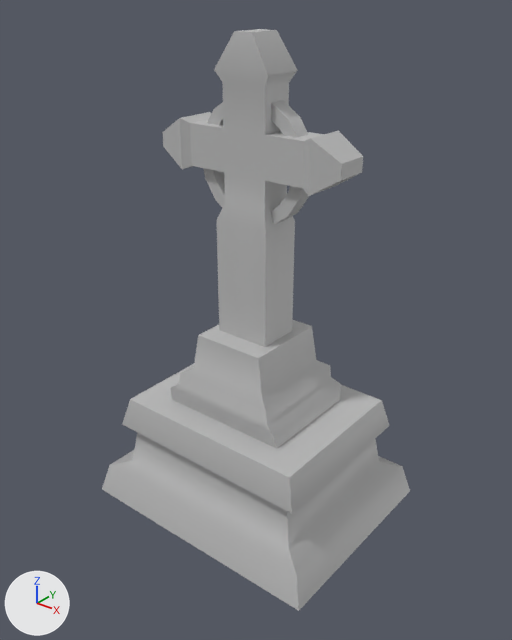
The FBX model Game/Assets/VaniaGame/Levels/Environments/cemetery/meshes/cem_prop_grave_02.fbx: old version first, new version second.
Camera for both pictures: a camera (50 mm lens) standing at (1.174, -1.467, 1.537) and looking at (0.02, -0.024, 0.643). Arrows for +X, +Y and +Z are at lower left; the lights stay in place. Where no turn or scale is listed for an object, it has been applied to the vertices.

Objects in the first picture: 'cem_prop_grave_02'.
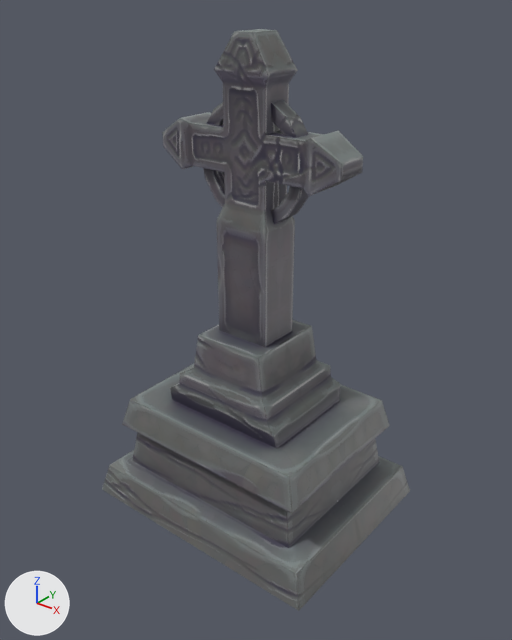
What differs and where, as boxes [x1, y1, x2, y2] in the pictures (512 x 640 px; the box of a moved part takes in the faces that stretch with it):
```json
{"part": 1, "of": "me_mesh", "change": "moved or reshaped", "before": [110, 29, 410, 610], "after": [110, 29, 410, 610]}
{"part": 2, "of": "me_mesh", "change": "recoloured", "before": [102, 31, 400, 611], "after": [102, 31, 400, 611]}
```

Scene script edits in JSON lines:
```json
{"op": "add", "block": "img_cem_prop_grave_01_c_tga", "code": ["img_cem_prop_grave_01_c_tga = load_image('cem_prop_grave_01_C.tga', '../textures/cem_prop_grave_01_C.tga', 1024, 1024, 'sRGB')"]}
{"op": "add", "block": "mat_cem_prop_grave_01_mat", "code": ["mat_cem_prop_grave_01_mat = principled_material('cem_prop_grave_01_mat')", "mat_cem_prop_grave_01_mat.texture = img_cem_prop_grave_01_c_tga"]}
{"block": "me_mesh", "where": "# used by ob_cem_prop_grave_02; location = (0.0, 0.0, 0.0)"}
{"op": "remove", "block": "me_mesh", "code": "me_mesh.from_pydata(...)  # 168 vertices, 166 faces; spans x -0.402..0.402, y -0.317..0.317, z 0.0..1.416"}
{"op": "add", "block": "me_mesh", "code": "me_mesh.from_pydata(...)  # 240 vertices, 212 faces; spans x -0.402..0.402, y -0.317..0.317, z 0.0..1.416"}
{"block": "me_mesh", "change": "me_mesh part 1"}
{"block": "me_mesh", "change": "8 vertices are removed from x 0.0, y -0.025..0.025, z 0.92..1.27"}
{"block": "me_mesh", "change": "96 faces are deleted"}
{"block": "me_mesh", "change": "22 vertices are added at x -0.402..0.402, y 0.0, z 0.0..0.931"}
{"block": "me_mesh", "change": "28 new vertices lie (0.0, -0.025, 0.0) away from vertices in x -0.175..0.175, y 0.025, z 0.933..1.257"}
{"block": "me_mesh", "change": "18 new vertices lie (0.0, -0.048, 0.0) away from vertices in x -0.297..0.297, y 0.048, z 0.979..1.416"}
{"block": "me_mesh", "change": "6 new vertices lie (0.0, -0.161, 0.0) away from vertices in x -0.205..0.205, y 0.161, z 0.353..0.461"}
{"block": "me_mesh", "change": "6 new vertices lie (0.0, -0.061, 0.0) away from vertices in x -0.214..0.214, y 0.061, z 1.052..1.324"}
{"block": "me_mesh", "change": "142 new faces join them"}
{"block": "me_mesh", "change": "me_mesh part 2: 70 faces spanning x -0.402..0.402, y -0.317..0.317, z 0.0..1.416 switch from mat_lambert1 (grey #bcbcbc) to mat_cem_prop_grave_01_mat (picture img_cem_prop_grave_01_c_tga)"}
```
